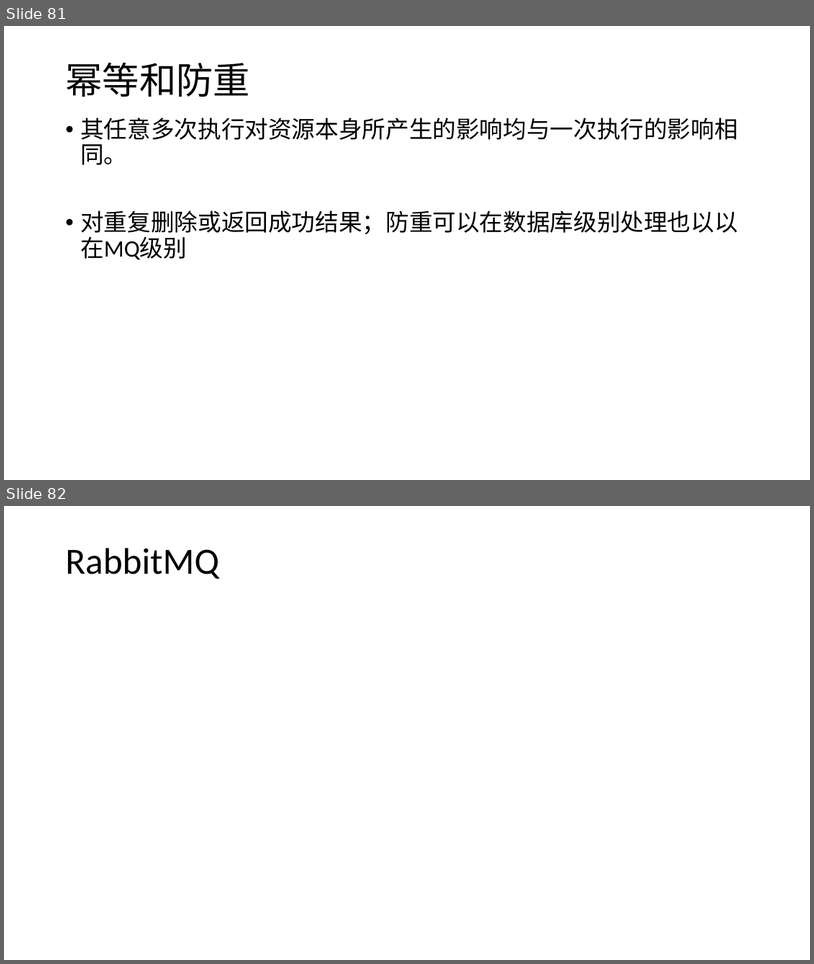
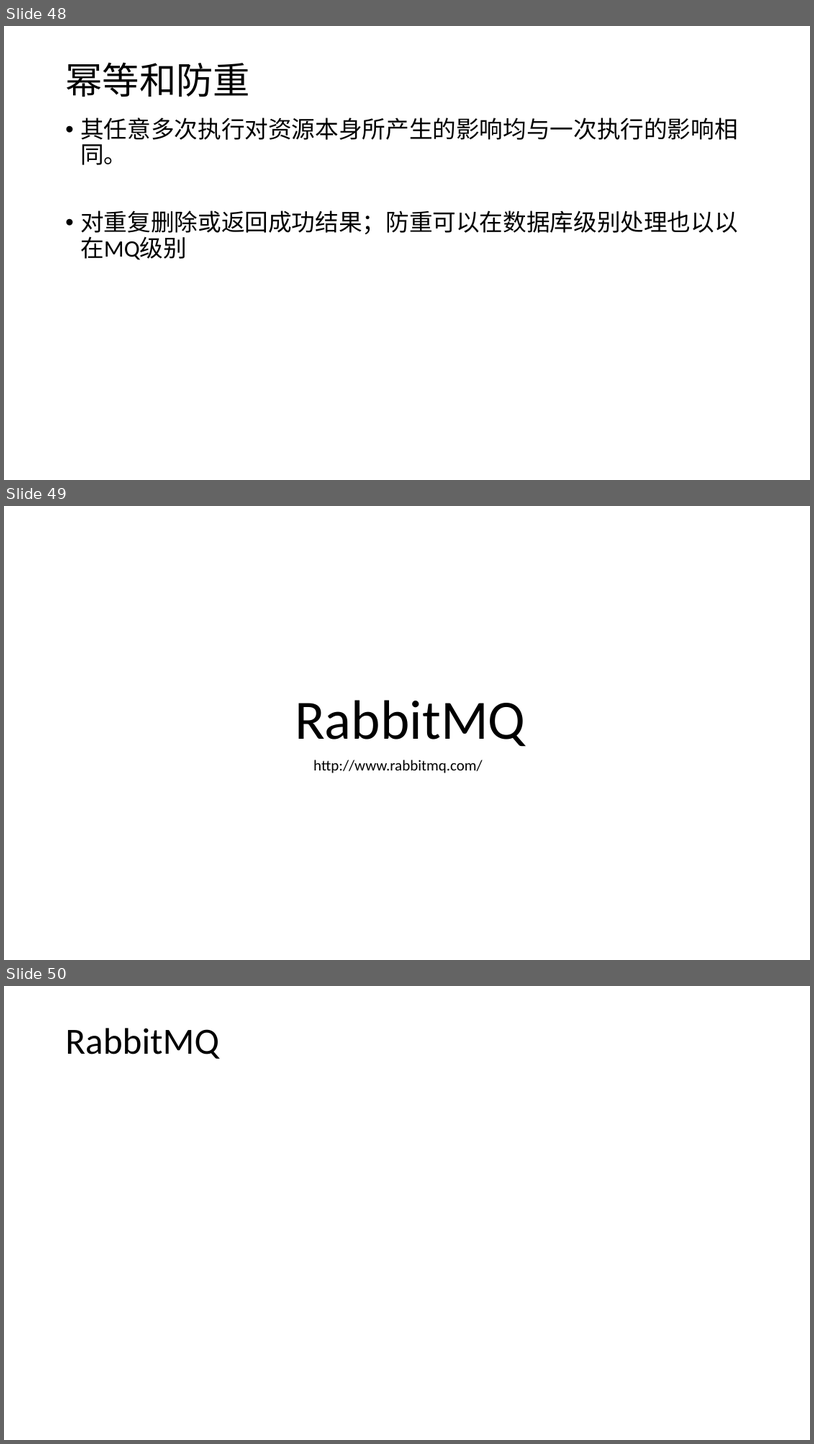
Before and after one commit to axzxs2001/HisMicroserviceSample, a slide deck: HisMicroserviceSample/Doc/基于.net core微服务.pptx. Shown one above the other, each under a label of ours: slides 81 and 82 before the commit, slides 48, 49 and 50 after it. The pictures are 814x964 and 814x1444 pixels, drawn with LibreOffice and Linux fonts; fonts in the diff are those of the drawing; background and template pictures are left out. Boxes give left, top, right and bottom in pixels: in the first picture for what was removed or moved away, otherwise in the second. Text is boxed around its words. In the diff, an @@ line names an element or a change of style, - is before the commit and + after.

```diff
--- a/HisMicroserviceSample/Doc/基于.net core微服务.pptx
+++ b/HisMicroserviceSample/Doc/基于.net core微服务.pptx
@@ slide 49 added at [4, 506, 810, 960], background #FFFFFF @@
@@ text added at [295, 700, 525, 746], 66 pt, text #000000 @@
+RabbitMQ
@@ text added at [314, 759, 483, 773], 18 pt, text #000000 @@
+http://www.rabbitmq.com/
@@ what was slide 81 is now slide 48 @@
@@ what was slide 82 is now slide 50 @@
```
Also in this commit, not shown: 1 slide changed, 5 other slides added, 2 slides removed, 5 other files.
